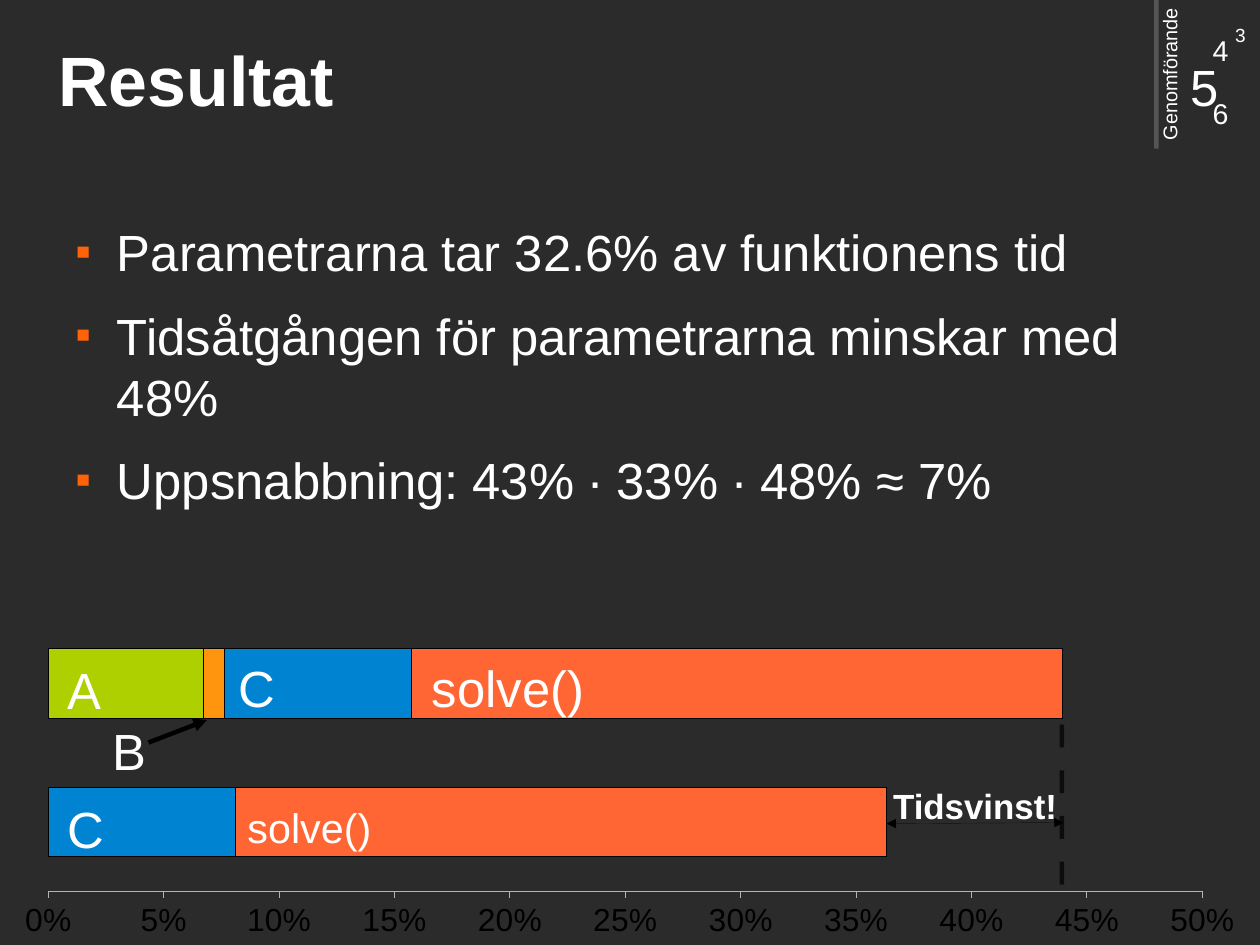
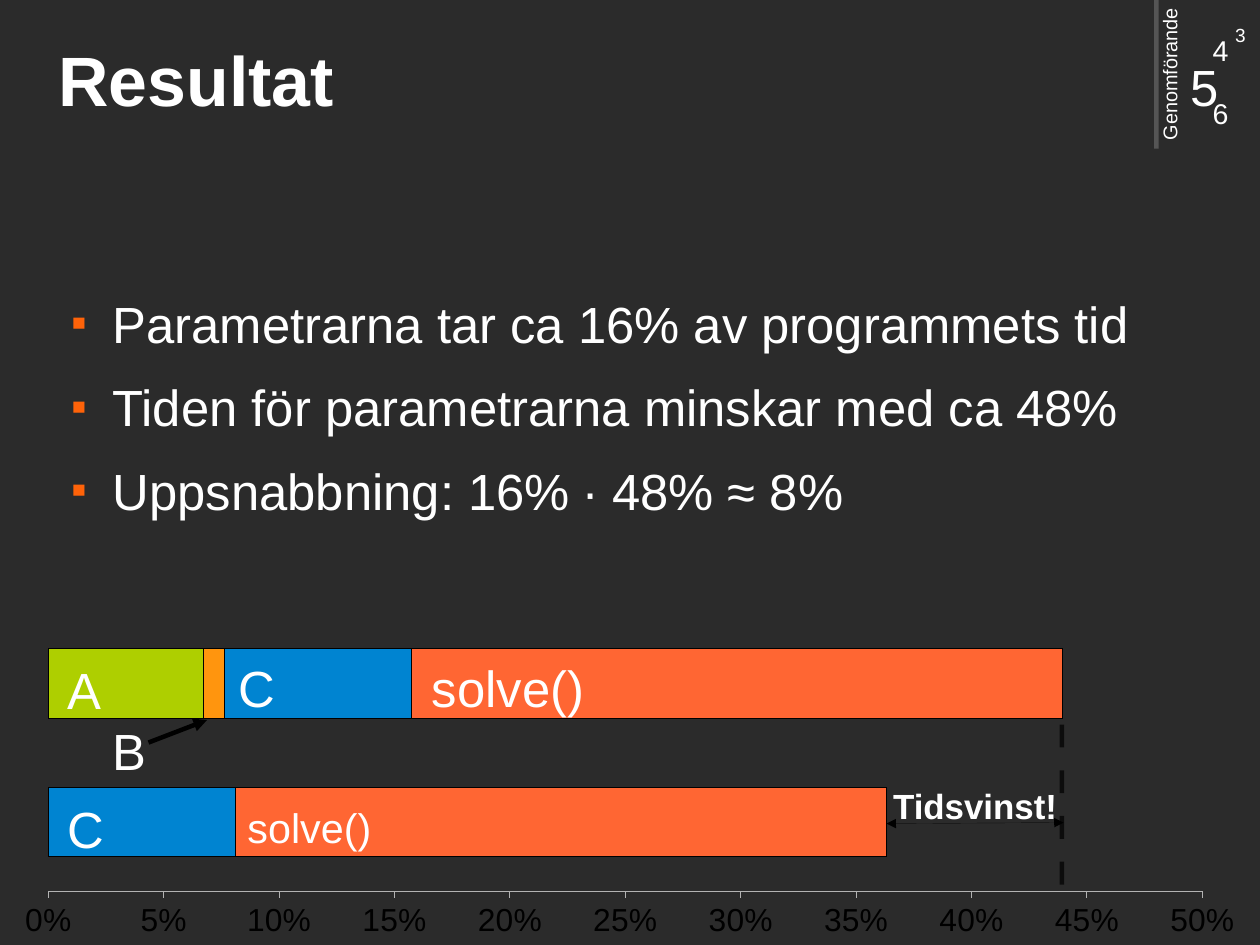
Before and after one commit to saifthe1/openfoam-openmp, a slide deck: slide 16 of presentation/pres.odp. Drawn at 1260x945 pixels with LibreOffice and Linux fonts; fonts in the diff are those of the drawing; background and template pictures are left out; a plain dark background stands for a picture behind light text. Boxes give left, top, right and bottom in pixels: in the first picture for what was removed or moved away, otherwise in the second. Text is boxed around its words. In the diff, an @@ line names an element or a change of style, - is before the commit and + after.

```diff
--- a/presentation/pres.odp
+++ b/presentation/pres.odp
@@ text at (x1=113, y1=306, x2=1129, y2=520): text changed @@
-■ Parametrarna tar 32.6% av funktionens tid
-■ Tidsåtgången för parametrarna minskar med 48%
-■ Uppsnabbning: 43% ∙ 33% ∙ 48% ≈ 7%
+■ Parametrarna tar ca 16% av programmets tid
+■ Tiden för parametrarna minskar med ca 48%
+■ Uppsnabbning: 16% ∙ 48% ≈ 8%
```
Also in this commit, not shown: 5 other slides changed.
